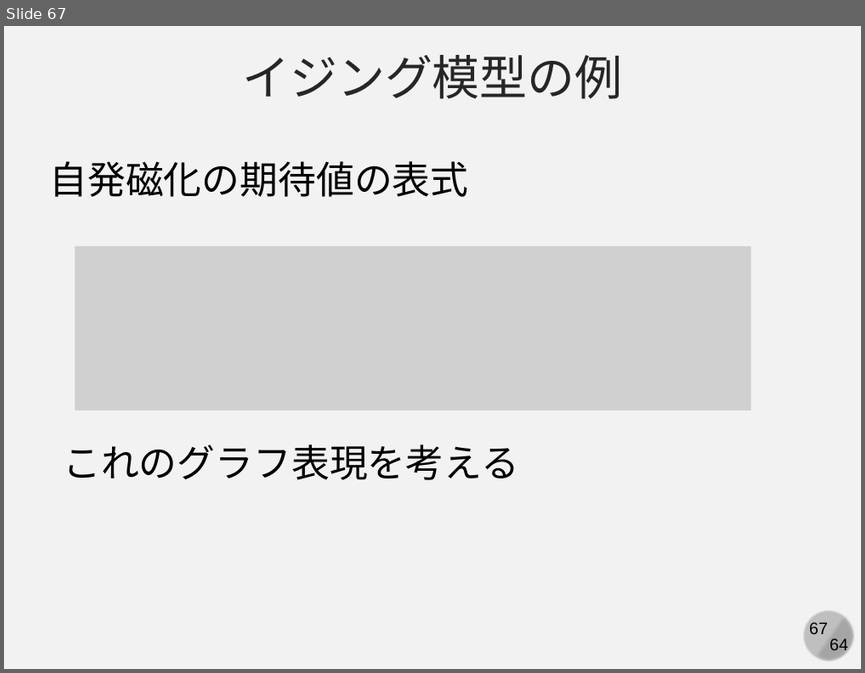
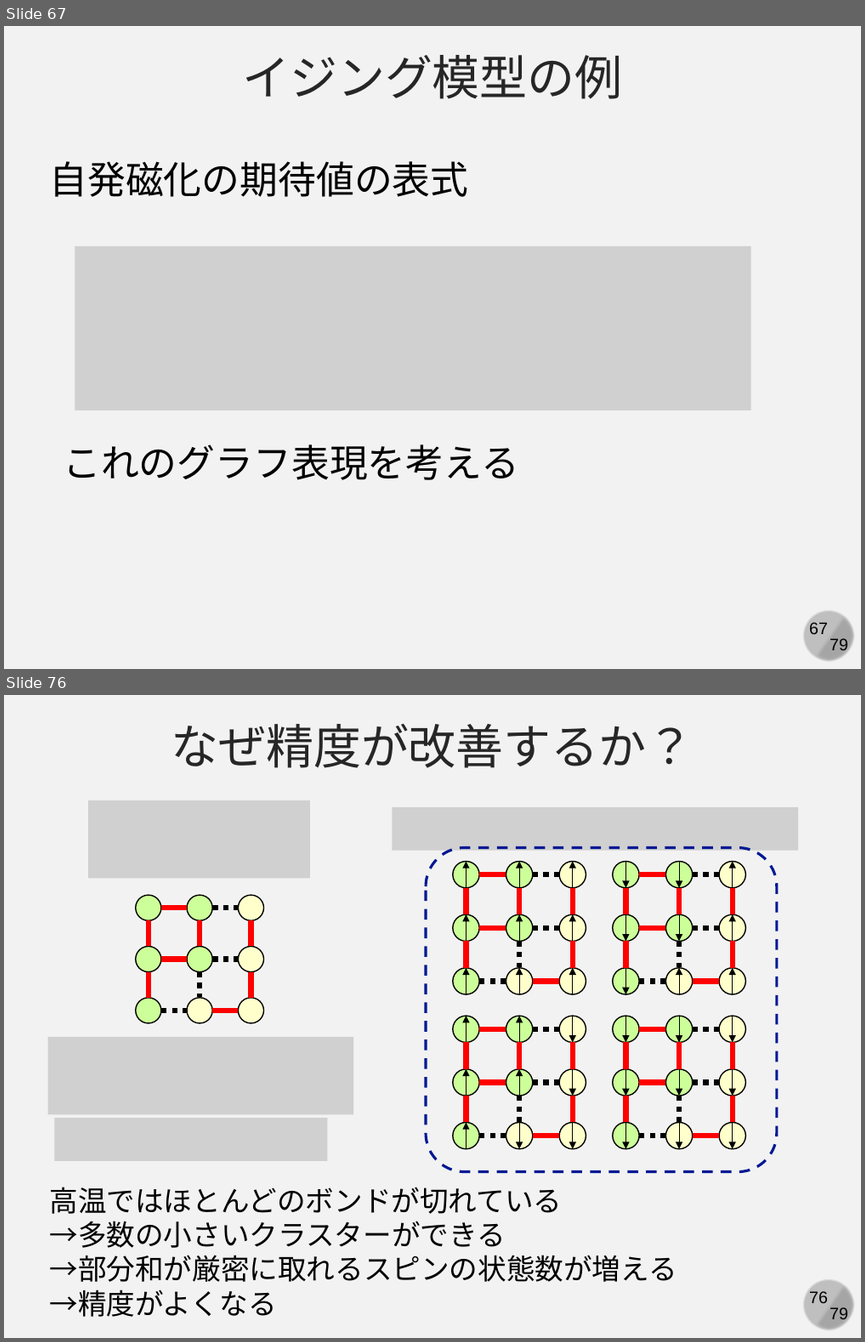
Before and after one commit to kaityo256/simulation_engineering, a slide deck: 04_mc_advanced/simulation04.pptx. Shown one above the other, each under a label of ours: slide 67 before the commit, slides 67 and 76 after it; the slides between them are not shown. The pictures are 865x673 and 865x1342 pixels, drawn with LibreOffice and Linux fonts; fonts in the diff are those of the drawing; grey boxes stand for pictures. Boxes give left, top, right and bottom in pixels: in the first picture for what was removed or moved away, otherwise in the second. Text is boxed around its words. In the diff, an @@ line names an element or a change of style, - is before the commit and + after.

```diff
--- a/04_mc_advanced/simulation04.pptx
+++ b/04_mc_advanced/simulation04.pptx
@@ slide 76 added at (4, 695, 861, 1338), background #F2F2F2; not listed: 4 template elements that a slide beside it also shows @@
@@ text added at (171, 723, 693, 768), 40 pt, text #262626 @@
+なぜ精度が改善するか？
@@ picture added at (88, 800, 310, 879) @@
@@ picture added at (392, 807, 798, 850) @@
@@ rounded rectangle added at (426, 847, 776, 1171), outline #011893 2.25 pt dashed @@
@@ group added at (136, 895, 263, 1023): 12 lines, 9 ellipses @@
@@ picture added at (47, 1037, 353, 1115) @@
@@ picture added at (54, 1117, 327, 1160) @@
@@ group added at (453, 862, 745, 1149): 48 lines, 36 ellipses, 36 arrows @@
@@ text added at (49, 1186, 676, 1316), 24 pt, text #000000 @@
+高温ではほとんどのボンドが切れている
+→多数の小さいクラスターができる
+→部分和が厳密に取れるスピンの状態数が増える
+→精度がよくなる
@@ slide 67 changed as well @@
@@ text at (829, 638, 848, 654): text changed @@
-64
+79
```
Also in this commit, not shown: 67 other slides changed, 10 other slides added, 1 slide removed, 7 other files.
